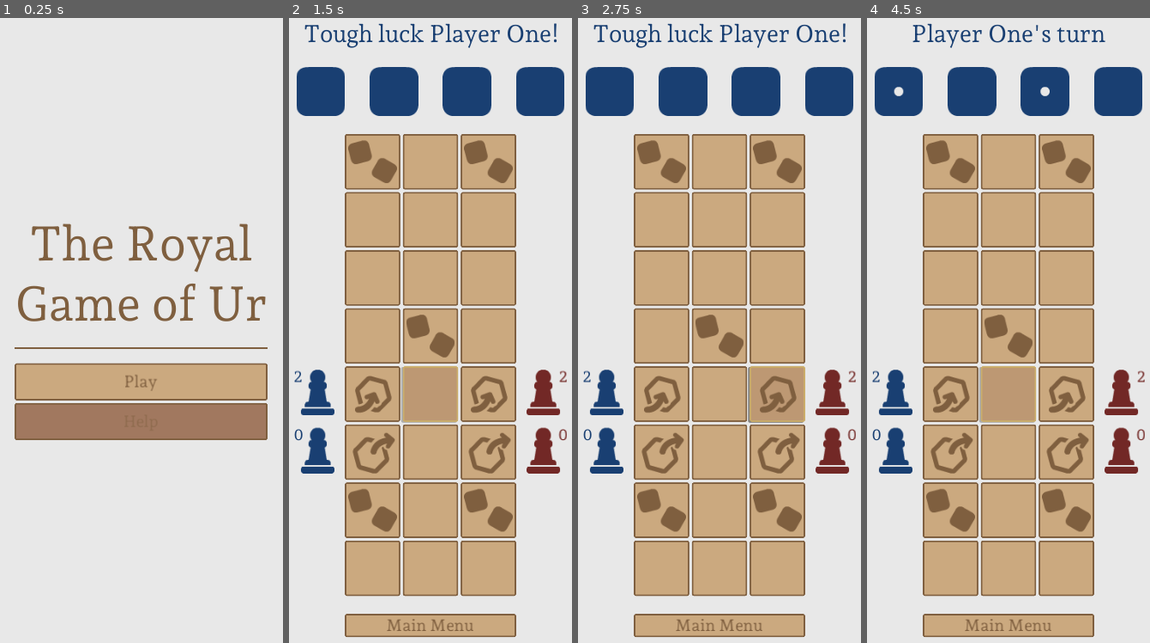
Above: before the commit, frames 1-4 (left to right).
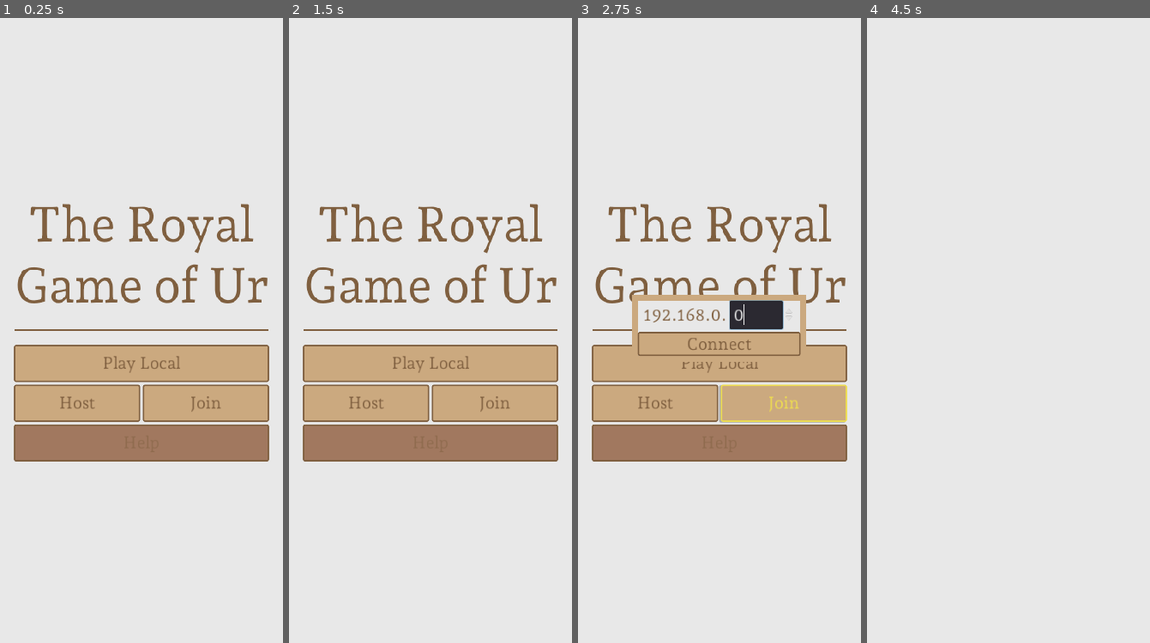
Above: after the commit, the same moments.

Repository: rschubkegel/ur-godot
Game: Godot game, scene res://nodes/Root.tscn
The game is run twice, just before and just after one commit, with the same random seed, the same clock (stepped at 60 frames per second) and the same inputs.
Inputs (mouse positions are in pixels of both pictures, inside the frame that each line leads up to):
- Up to frame 1 (0.25 s): no input
- Up to frame 2 (1.5 s): click (365, 405) at 0.5 s, where only the run after the commit has a clickable "Host"; click (430, 386) at 1.25 s, where only the run after the commit has a clickable "Menu"
- Up to frame 3 (2.75 s): click (784, 405) at 2 s, where only the run after the commit has a clickable "Join"
- Up to frame 4 (4.5 s): click (1008, 343) at 2.75 s, where only the run after the commit has a clickable "Connect"; click (1008, 624) at 3.5 s, where only the run before the commit has a clickable "Main Menu"; click (1008, 380) at 4.25 s, where only the run before the commit has a clickable "Play"

The runs differ from the first frame. In frame 1, 15% of the frame differs, in the area x 4-96%, y 29-71%; in frame 2, 52%, in the area x 1-99%, y 0-100%; in frame 3, 51%; in frame 4, 52%.

Commit message:
Begin implementing multiplayer

Diff:
--- /dev/null
+++ b/nodes/JoinPopup.tscn
@@ -0,0 +1,61 @@
+[gd_scene load_steps=3 format=2]
+
+[ext_resource path="res://styles/UI_Style.tres" type="Theme" id=1]
+
+[sub_resource type="StyleBoxFlat" id=1]
+bg_color = Color( 0.913725, 0.913725, 0.913725, 1 )
+border_width_left = 8
+border_width_top = 8
+border_width_right = 8
+border_width_bottom = 8
+border_color = Color( 0.8, 0.666667, 0.501961, 1 )
+
+[node name="popup" type="PopupPanel"]
+visible = true
+margin_right = 229.0
+margin_bottom = 72.0
+theme = ExtResource( 1 )
+custom_styles/panel = SubResource( 1 )
+popup_exclusive = true
+__meta__ = {
+"_edit_use_anchors_": false
+}
+
+[node name="vbox" type="VBoxContainer" parent="."]
+margin_left = 15.0
+margin_top = 8.0
+margin_right = 214.0
+margin_bottom = 80.0
+rect_pivot_offset = Vector2( -16, -9 )
+__meta__ = {
+"_edit_use_anchors_": false
+}
+
+[node name="hbox" type="HBoxContainer" parent="vbox"]
+margin_right = 199.0
+margin_bottom = 37.0
+alignment = 1
+
+[node name="prefix" type="Label" parent="vbox/hbox"]
+margin_top = 5.0
+margin_right = 109.0
+margin_bottom = 32.0
+theme = ExtResource( 1 )
+text = "192.168.0."
+__meta__ = {
+"_edit_use_anchors_": false
+}
+
+[node name="ip_selector" type="SpinBox" parent="vbox/hbox"]
+margin_left = 113.0
+margin_right = 199.0
+margin_bottom = 37.0
+theme = ExtResource( 1 )
+max_value = 99.0
+rounded = true
+
+[node name="connect" type="Button" parent="vbox"]
+margin_top = 41.0
+margin_right = 199.0
+margin_bottom = 72.0
+text = "Connect"
--- /dev/null
+++ b/nodes/Lobby.tscn
@@ -0,0 +1,83 @@
+[gd_scene load_steps=3 format=2]
+
+[ext_resource path="res://styles/UI_Style.tres" type="Theme" id=2]
+
+[sub_resource type="StyleBoxFlat" id=2]
+bg_color = Color( 0.501961, 0.376471, 0.25098, 1 )
+draw_center = false
+border_width_top = 1
+border_width_bottom = 1
+border_color = Color( 0.501961, 0.376471, 0.25098, 1 )
+
+[node name="menu" type="Control"]
+anchor_right = 1.0
+anchor_bottom = 1.0
+theme = ExtResource( 2 )
+__meta__ = {
+"_edit_use_anchors_": false
+}
+
+[node name="hbox" type="HBoxContainer" parent="."]
+anchor_right = 1.0
+anchor_bottom = 1.0
+alignment = 1
+__meta__ = {
+"_edit_use_anchors_": false
+}
+
+[node name="vbox" type="VBoxContainer" parent="hbox"]
+margin_left = 71.0
+margin_right = 378.0
+margin_bottom = 900.0
+alignment = 1
+__meta__ = {
+"_edit_use_anchors_": false
+}
+
+[node name="ip_label" type="Label" parent="hbox/vbox"]
+margin_top = 351.0
+margin_right = 307.0
+margin_bottom = 378.0
+theme = ExtResource( 2 )
+custom_colors/font_color = Color( 0.501961, 0.376471, 0.25098, 1 )
+text = "Server hosted at 127.0.0.1"
+align = 1
+
+[node name="msg_label" type="Label" parent="hbox/vbox"]
+margin_top = 382.0
+margin_right = 307.0
+margin_bottom = 409.0
+theme = ExtResource( 2 )
+custom_colors/font_color = Color( 0.501961, 0.376471, 0.25098, 1 )
+text = "Waiting for opponent to join..."
+align = 1
+
+[node name="HSeparator" type="HSeparator" parent="hbox/vbox"]
+margin_top = 413.0
+margin_right = 307.0
+margin_bottom = 445.0
+custom_constants/separation = 32
+custom_styles/separator = SubResource( 2 )
+
+[node name="play" type="Button" parent="hbox/vbox"]
+margin_top = 449.0
+margin_right = 307.0
+margin_bottom = 497.0
+rect_min_size = Vector2( 96, 48 )
+theme = ExtResource( 2 )
+disabled = true
+text = "Play"
+__meta__ = {
+"_edit_use_anchors_": false
+}
+
+[node name="menu" type="Button" parent="hbox/vbox"]
+margin_top = 501.0
+margin_right = 307.0
+margin_bottom = 549.0
+rect_min_size = Vector2( 96, 48 )
+theme = ExtResource( 2 )
+text = "Menu"
+__meta__ = {
+"_edit_use_anchors_": false
+}
--- /dev/null
+++ b/nodes/Main.tscn
@@ -0,0 +1,110 @@
+[gd_scene load_steps=5 format=2]
+
+[ext_resource path="res://styles/AndadaPro.ttf" type="DynamicFontData" id=1]
+[ext_resource path="res://styles/UI_Style.tres" type="Theme" id=2]
+
+[sub_resource type="DynamicFont" id=1]
+size = 64
+font_data = ExtResource( 1 )
+
+[sub_resource type="StyleBoxFlat" id=2]
+bg_color = Color( 0.501961, 0.376471, 0.25098, 1 )
+draw_center = false
+border_width_top = 1
+border_width_bottom = 1
+border_color = Color( 0.501961, 0.376471, 0.25098, 1 )
+
+[node name="menu" type="Control"]
+anchor_right = 1.0
+anchor_bottom = 1.0
+theme = ExtResource( 2 )
+__meta__ = {
+"_edit_use_anchors_": false
+}
+
+[node name="hbox" type="HBoxContainer" parent="."]
+anchor_right = 1.0
+anchor_bottom = 1.0
+alignment = 1
+__meta__ = {
+"_edit_use_anchors_": false
+}
+
+[node name="vbox" type="VBoxContainer" parent="hbox"]
+margin_left = 58.0
+margin_right = 392.0
+margin_bottom = 900.0
+alignment = 1
+__meta__ = {
+"_edit_use_anchors_": false
+}
+
+[node name="Title" type="Label" parent="hbox/vbox"]
+margin_top = 275.0
+margin_right = 334.0
+margin_bottom = 432.0
+theme = ExtResource( 2 )
+custom_colors/font_color = Color( 0.501961, 0.376471, 0.25098, 1 )
+custom_fonts/font = SubResource( 1 )
+text = "The Royal
+Game of Ur"
+align = 1
+
+[node name="HSeparator" type="HSeparator" parent="hbox/vbox"]
+margin_top = 436.0
+margin_right = 334.0
+margin_bottom = 468.0
+custom_constants/separation = 32
+custom_styles/separator = SubResource( 2 )
+
+[node name="play_local" type="Button" parent="hbox/vbox"]
+margin_top = 472.0
+margin_right = 334.0
+margin_bottom = 520.0
+rect_min_size = Vector2( 96, 48 )
+theme = ExtResource( 2 )
+text = "Play Local"
+__meta__ = {
+"_edit_use_anchors_": false
+}
+
+[node name="hbox" type="HBoxContainer" parent="hbox/vbox"]
+margin_top = 524.0
+margin_right = 334.0
+margin_bottom = 572.0
+alignment = 1
+
+[node name="host" type="Button" parent="hbox/vbox/hbox"]
+margin_right = 165.0
+margin_bottom = 48.0
+rect_min_size = Vector2( 96, 48 )
+size_flags_horizontal = 3
+theme = ExtResource( 2 )
+text = "Host"
+__meta__ = {
+"_edit_use_anchors_": false
+}
+
+[node name="join" type="Button" parent="hbox/vbox/hbox"]
+margin_left = 169.0
+margin_right = 334.0
+margin_bottom = 48.0
+rect_min_size = Vector2( 96, 48 )
+size_flags_horizontal = 3
+theme = ExtResource( 2 )
+text = "Join"
+__meta__ = {
+"_edit_use_anchors_": false
+}
+
+[node name="help_button" type="Button" parent="hbox/vbox"]
+margin_top = 576.0
+margin_right = 334.0
+margin_bottom = 624.0
+rect_min_size = Vector2( 96, 48 )
+theme = ExtResource( 2 )
+disabled = true
+text = "Help"
+__meta__ = {
+"_edit_use_anchors_": false
+}
--- a/nodes/Root.tscn
+++ b/nodes/Root.tscn
@@ -1,89 +1,14 @@
-[gd_scene load_steps=7 format=2]
+[gd_scene load_steps=6 format=2]
 
 [ext_resource path="res://nodes/Game.tscn" type="PackedScene" id=1]
-[ext_resource path="res://styles/AndadaPro.ttf" type="DynamicFontData" id=2]
-[ext_resource path="res://styles/UI_Style.tres" type="Theme" id=3]
+[ext_resource path="res://nodes/Main.tscn" type="PackedScene" id=2]
+[ext_resource path="res://nodes/Lobby.tscn" type="PackedScene" id=3]
 [ext_resource path="res://scripts/Game.gd" type="Script" id=4]
-
-[sub_resource type="DynamicFont" id=1]
-size = 64
-font_data = ExtResource( 2 )
-
-[sub_resource type="StyleBoxFlat" id=2]
-bg_color = Color( 0.501961, 0.376471, 0.25098, 1 )
-draw_center = false
-border_width_top = 1
-border_width_bottom = 1
-border_color = Color( 0.501961, 0.376471, 0.25098, 1 )
+[ext_resource path="res://nodes/JoinPopup.tscn" type="PackedScene" id=5]
 
 [node name="root" type="Node"]
 script = ExtResource( 4 )
+MainMenu = ExtResource( 2 )
+Lobby = ExtResource( 3 )
+JoinPopup = ExtResource( 5 )
 Game = ExtResource( 1 )
-
-[node name="menu" type="Control" parent="."]
-anchor_right = 1.0
-anchor_bottom = 1.0
-theme = ExtResource( 3 )
-__meta__ = {
-"_edit_use_anchors_": false
-}
-
-[node name="HBoxContainer" type="HBoxContainer" parent="menu"]
-anchor_right = 1.0
-anchor_bottom = 1.0
-alignment = 1
-__meta__ = {
-"_edit_use_anchors_": false
-}
-
-[node name="VBoxContainer" type="VBoxContainer" parent="menu/HBoxContainer"]
-margin_left = 58.0
-margin_right = 392.0
-margin_bottom = 900.0
-alignment = 1
-__meta__ = {
-"_edit_use_anchors_": false
-}
-
-[node name="Title" type="Label" parent="menu/HBoxContainer/VBoxContainer"]
-margin_top = 301.0
-margin_right = 334.0
-margin_bottom = 458.0
-theme = ExtResource( 3 )
-custom_colors/font_color = Color( 0.501961, 0.376471, 0.25098, 1 )
-custom_fonts/font = SubResource( 1 )
-text = "The Royal
-Game of Ur"
-align = 1
-
-[node name="HSeparator" type="HSeparator" parent="menu/HBoxContainer/VBoxContainer"]
-margin_top = 462.0
-margin_right = 334.0
-margin_bottom = 494.0
-custom_constants/separation = 32
-custom_styles/separator = SubResource( 2 )
-
-[node name="play_button" type="Button" parent="menu/HBoxContainer/VBoxContainer"]
-margin_top = 498.0
-margin_right = 334.0
-margin_bottom = 546.0
-rect_min_size = Vector2( 96, 48 )
-theme = ExtResource( 3 )
-text = "Play"
-__meta__ = {
-"_edit_use_anchors_": false
-}
-
-[node name="help_button" type="Button" parent="menu/HBoxContainer/VBoxContainer"]
-margin_top = 550.0
-margin_right = 334.0
-margin_bottom = 598.0
-rect_min_size = Vector2( 96, 48 )
-theme = ExtResource( 3 )
-disabled = true
-text = "Help"
-__meta__ = {
-"_edit_use_anchors_": false
-}
-
-[connection signal="pressed" from="menu/HBoxContainer/VBoxContainer/play_button" to="." method="play_game"]
--- a/project.godot
+++ b/project.godot
@@ -33,3 +33,4 @@
 
 environment/default_clear_color=Color( 0.913725, 0.913725, 0.913725, 1 )
 environment/default_environment="res://default_env.tres"
+quality/dynamic_fonts/use_oversampling=false
--- a/scripts/Game.gd
+++ b/scripts/Game.gd
@@ -1,19 +1,111 @@
 extends Node
 
+export (PackedScene) var MainMenu
+export (PackedScene) var Lobby
+export (PackedScene) var JoinPopup
 export (PackedScene) var Game
 
-var game = null
+const MENU_BTN_PATH = 'rows/actions/menu_button'
+const PLAY_BTN_PATH = 'hbox/vbox/play_local'
+const HOST_BTN_PATH = 'hbox/vbox/hbox/host'
+const JOIN_BTN_PATH = 'hbox/vbox/hbox/join'
+const IP_LBL_PATH = 'hbox/vbox/ip_label'
+const PLAY_LOBBY_BTN_PATH = 'hbox/vbox/play'
+const MENU_LOBBY_BTN_PATH = 'hbox/vbox/menu'
+const CONNECT_BTN_PATH = 'vbox/connect'
+const CONNECT_IP_PATH = 'vbox/hbox/ip_selector'
+
+const IP_FORMAT = '192\\.168\\.\\d+\\.\\d+'
+const SERVER_PORT = 8000
+const MAX_PLAYERS = 2
 
 
-func play_game():
-	game = Game.instance()
-	game.get_node("rows/actions/menu_button").connect("pressed", self, "main_menu")
-	add_child(game)
-	$menu.visible = false
+# add main menu on application startup
+func _ready():
+	main_menu()
 
 
+# add menu to tree and connect signals
 func main_menu():
-	if game:
-		remove_child(game)
-		game = null
-	$menu.visible = true
+	var menu = MainMenu.instance()
+	add_child(menu)
+	menu.get_node(PLAY_BTN_PATH).connect('pressed', self, 'play_local')
+	menu.get_node(PLAY_BTN_PATH).connect('pressed', menu, 'queue_free')
+
+	menu.get_node(HOST_BTN_PATH).connect('pressed', self, 'host_game')
+	menu.get_node(HOST_BTN_PATH).connect('pressed', menu, 'queue_free')
+
+	menu.get_node(JOIN_BTN_PATH).connect('pressed', self, 'join_dialog', [menu])
+
+
+# add game to tree and connect signals
+func play_local():
+	var game = Game.instance()
+	add_child(game)
+	game.get_node(MENU_BTN_PATH).connect('pressed', self, 'main_menu')
+	game.get_node(MENU_BTN_PATH).connect('pressed', game, 'queue_free')
+
+
+# show dialog to connect to existing game on the network
+func join_dialog(menu):
+	var popup = JoinPopup.instance()
+	add_child(popup)
+	popup.get_node(CONNECT_BTN_PATH).connect('pressed', self, 'join_game', [popup, menu])
+	popup.popup_centered()
+
+
+# remove popup and main menu from scene and
+# join an existing game on the local network
+func join_game(popup, menu):
+	var ip = '192.168.0.%d' % popup.get_node(CONNECT_IP_PATH).value
+	popup.queue_free()
+	menu.queue_free()
+	print('Joinging game at %s' % ip)
+	# TODO actually join game
+
+
+# start server and enter lobby
+func host_game():
+	var lobby = Lobby.instance()
+	add_child(lobby)
+
+	lobby.get_node(IP_LBL_PATH).text = 'Server hosted at %s' % init_server()
+
+	lobby.get_node(MENU_LOBBY_BTN_PATH).connect('pressed', self, 'main_menu')
+	lobby.get_node(MENU_LOBBY_BTN_PATH).connect('pressed', lobby, 'queue_free')
+
+
+# create a game server
+func init_server():
+	var peer = NetworkedMultiplayerENet.new()
+	peer.create_server(SERVER_PORT, MAX_PLAYERS)
+	get_tree().network_peer = peer
+
+	get_tree().connect('network_peer_connected', self, 'player_connected')
+
+	return get_ip()
+
+
+# gets the local IPv4 that server will be hosted on
+func get_ip():
+	# get all IPv4 and IPv6 for computer and search for the correct format
+	var addresses = IP.get_local_addresses()
+	var ip = null
+	var ip_regex = RegEx.new()
+	ip_regex.compile(IP_FORMAT)
+	var i = 0
+	while i < addresses.size():
+		if ip_regex.search(addresses[i]):
+			ip = addresses[i]
+			break
+		i += 1
+
+	if not ip:
+		print('No IP found matching the format ' + IP_FORMAT)
+
+	# Return desired ip
+	return ip
+
+
+func player_connected():
+	print('Player connected')
--- a/styles/UI_Style.tres
+++ b/styles/UI_Style.tres
@@ -56,6 +56,10 @@
 corner_radius_bottom_left = 2
 shadow_color = Color( 0, 0, 0, 0.25098 )
 
+[sub_resource type="StyleBoxFlat" id=6]
+bg_color = Color( 0.8, 0.666667, 0.501961, 1 )
+border_color = Color( 0.501961, 0.376471, 0.25098, 1 )
+
 [sub_resource type="DynamicFont" id=5]
 size = 22
 use_filter = true
@@ -74,3 +78,10 @@
 Button/styles/hover = SubResource( 2 )
 Button/styles/normal = SubResource( 3 )
 Button/styles/pressed = SubResource( 4 )
+Label/colors/font_color = Color( 0.501961, 0.376471, 0.25098, 1 )
+PopupMenu/colors/font_color = Color( 0.501961, 0.376471, 0.25098, 1 )
+PopupMenu/colors/font_color_accel = Color( 0.501961, 0.376471, 0.25098, 1 )
+PopupMenu/colors/font_color_disabled = Color( 0.501961, 0.376471, 0.25098, 0.533333 )
+PopupMenu/colors/font_color_hover = Color( 0.501961, 0.376471, 0.25098, 1 )
+PopupMenu/colors/font_color_separator = Color( 0.501961, 0.376471, 0.25098, 1 )
+PopupMenu/styles/panel = SubResource( 6 )
Not shown: 1 places in styles/UI_Style.tres that only renumber resources
